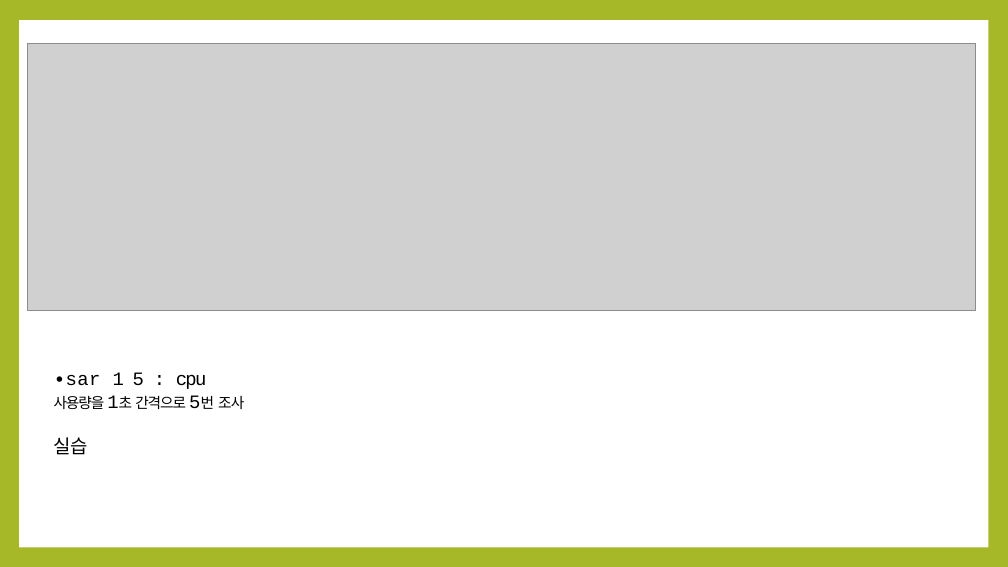
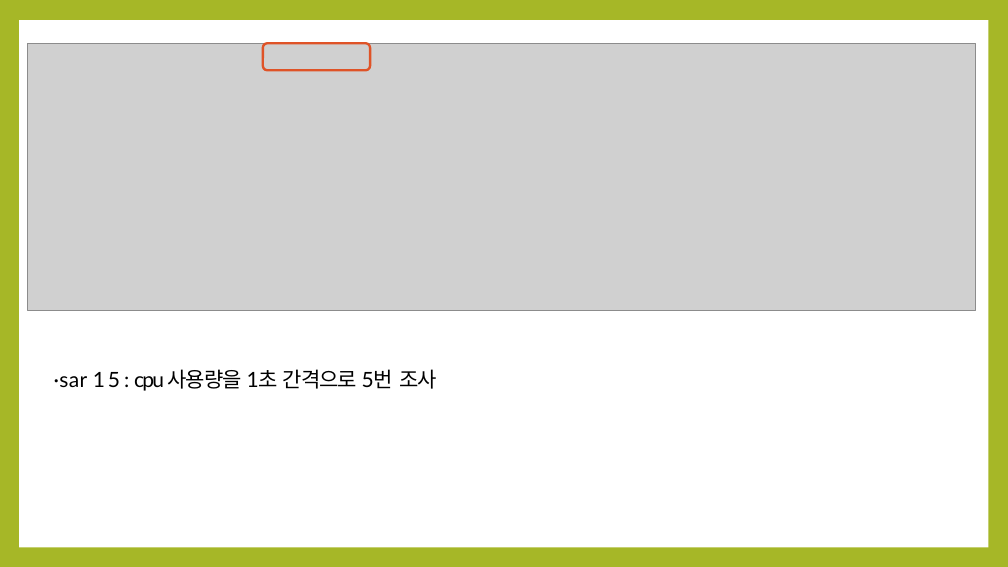
Before and after one commit to noheul1030/KOPO-Linux, a slide deck: slide 7 of 리눅스(v2023)/과제PPT/리눅스10강PPT.pptx. Drawn at 1008x567 pixels with LibreOffice and Linux fonts; fonts in the diff are those of the drawing; grey boxes stand for pictures. Boxes give left, top, right and bottom in pixels: in the first picture for what was removed or moved away, otherwise in the second. Text is boxed around its words. In the diff, an @@ line names an element or a change of style, - is before the commit and + after.

```diff
--- a/리눅스(v2023)/과제PPT/리눅스10강PPT.pptx
+++ b/리눅스(v2023)/과제PPT/리눅스10강PPT.pptx
@@ rounded rectangle added at (263, 43, 371, 70), outline #DF5327 2.25 pt @@
@@ text "∙sar 1 5 : cpu ..." at (54, 369, 437, 391): size 18 to 20 pt, font Courier New to Lato in "∙sar 1 5 : cpu 1초 5번"; size 14 to 20 pt, font Noto Sans CJK KR to Lato in "사용량을 1초 간격으로 5번 조사"; font Karla to Lato in "∙sar" @@
@@ text at (54, 437, 89, 455): paragraph removed @@
-실습
```
Also in this commit, not shown: 1 other slide changed, 1 slide added.
